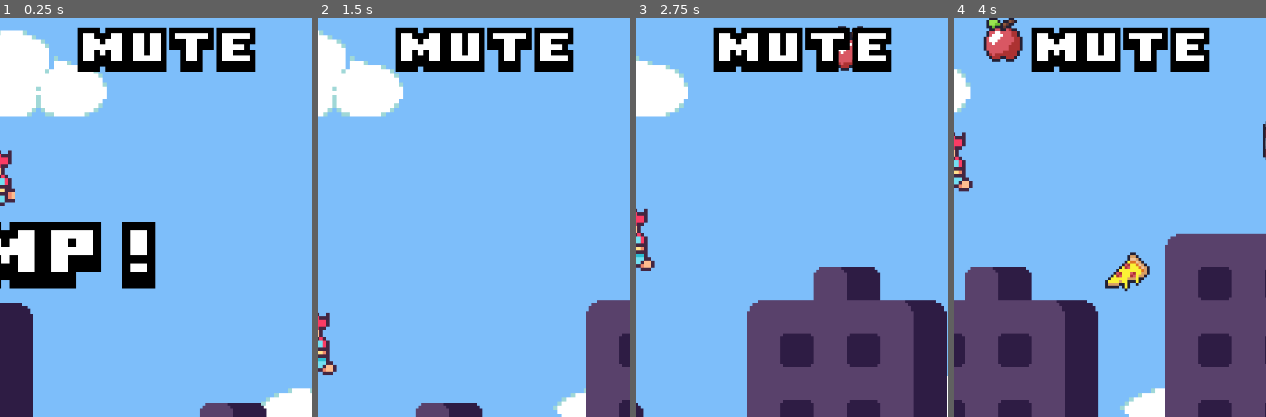
Above: before the commit, frames 1-4 (left to right).
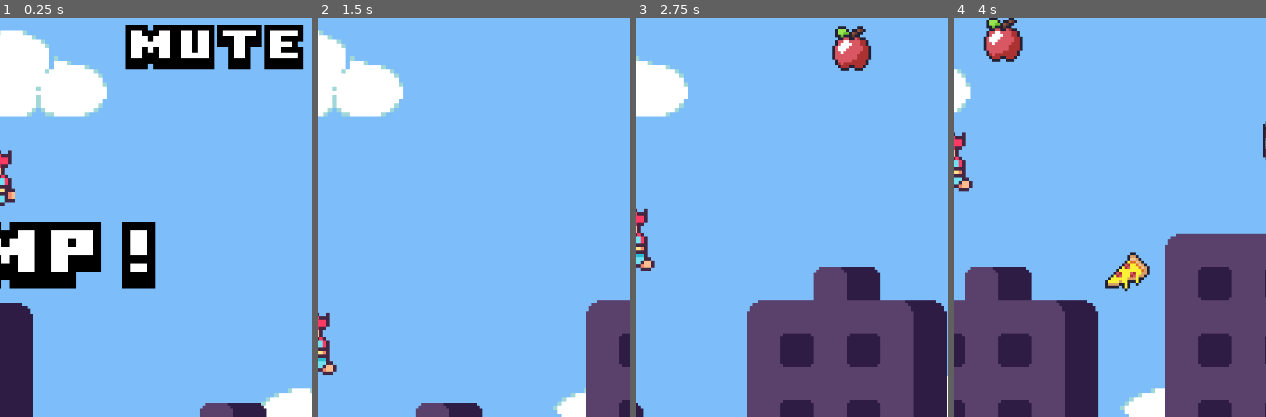
Above: after the commit, the same moments.

Repository: MarmadileManteater/Jump
Game: Godot game, scene res://scenes/container_scene.tscn
Two runs of this game, one before a commit and one after it. Both use one fixed random seed, a clock stepped at 60 frames per second and the inputs below.
Inputs (mouse positions are % of the whole screen's width and height, from its top left):
- Up to frame 1 (0.25 s): no input
- Up to frame 2 (1.5 s): tap Enter (ui_accept) at 0.5, 0.77 s; move the mouse to (72, 45) at 0.52 s; click (72, 45) at 0.67 s; move the mouse to (30, 55) at 1.27 s; click (30, 55) at 1.42 s
- Up to frame 3 (2.75 s): tap Enter (ui_accept) at 1.52 s; move the mouse to (60, 28) at 2.02 s; click (60, 28) at 2.17 s
- Up to frame 4 (4 s): move the mouse to (45, 70) at 2.77 s; click (45, 70) at 2.92 s; tap Enter (ui_accept) at 3.02, 3.77 s; move the mouse to (80, 65) at 3.52 s; click (80, 65) at 3.67 s
The pictures show only the part of the screen within x 50-100%, y 0-50%; the shares and areas given below are measured in that part.

The runs differ from the first frame. In frame 1, 6.1% of the frame differs, in the area x 24-98%, y 1-14%; in frame 2, 5.9%; in frame 3, 5.9%; in frame 4, 5.9%.

Commit message:
Fix issue with mute button not being tappable

Diff:
--- a/project.godot
+++ b/project.godot
@@ -23,6 +23,10 @@
 window/stretch/aspect="keep_width"
 window/handheld/orientation=1
 
+[input_devices]
+
+pointing/emulate_mouse_from_touch=false
+
 [rendering]
 
 renderer/rendering_method="gl_compatibility"
--- a/scenes/container_scene.tscn
+++ b/scenes/container_scene.tscn
@@ -278,14 +278,15 @@
 anchors_preset = 1
 anchor_left = 1.0
 anchor_right = 1.0
-offset_left = -399.0
+offset_left = -393.0
 offset_top = 14.0
 offset_right = -10.0
-offset_bottom = 77.0
+offset_bottom = 118.0
 grow_horizontal = 0
 
 [node name="MUTE" type="TileMapLayer" parent="Volume Toggle/Control"]
 texture_filter = 1
+position = Vector2(63, -4)
 scale = Vector2(4, 4)
 tile_map_data = PackedByteArray("AAABAAAAAAAEAAQAAAACAAAAAAAEAAUAAAADAAAAAAADAAUAAAAEAAAAAAAEAAMAAAA=")
 tile_set = SubResource("TileSet_p4r1t")
@@ -293,7 +294,7 @@
 [node name="UNMUTE" type="TileMapLayer" parent="Volume Toggle/Control"]
 visible = false
 texture_filter = 1
-position = Vector2(2, 0)
+position = Vector2(-1, -4)
 scale = Vector2(4, 4)
 tile_map_data = PackedByteArray("AAABAAAAAAAFAAQAAAACAAAAAAAEAAQAAAADAAAAAAAEAAUAAAAEAAAAAAADAAUAAAAAAAAAAAAEAAUAAAAFAAAAAAAEAAMAAAA=")
 tile_set = SubResource("TileSet_p4r1t")
--- a/scenes/credits.tscn
+++ b/scenes/credits.tscn
@@ -591,7 +591,7 @@
 position = Vector2(96, 340)
 scale = Vector2(6, 6)
 sprite_frames = SubResource("SpriteFrames_nmdnh")
-frame_progress = 0.0480426
+frame_progress = 0.135498
 
 [node name="SFXTitle" type="Node2D" parent="Credits"]
 position = Vector2(2, 2557)
--- a/scripts/container_scene.gd
+++ b/scripts/container_scene.gd
@@ -14,6 +14,7 @@
 var muted: bool = false
 var mute: TileMapLayer
 var unmute: TileMapLayer
+var volume_control: Control
 
 func _enter_tree() -> void:
 	root = find_child("Root")
@@ -22,7 +23,7 @@
 	canvas_layer = find_child("CanvasLayer")
 	root.process_mode = Node.PROCESS_MODE_DISABLED
 	root.find_child("GUI").find_child("Score").visible = false
-	var volume_control = find_child("Volume Toggle").find_child("Control")
+	volume_control = find_child("Volume Toggle").find_child("Control")
 	mute = volume_control.find_child("MUTE")
 	unmute = volume_control.find_child("UNMUTE")
 
@@ -36,10 +37,12 @@
 		scores.pop_back()
 	title_card.visible = true
 	credits.visible = true
+	volume_control.visible = true
 
 func _on_reload_scene() -> void:
 	title_card.visible = false
 	credits.visible = false
+	volume_control.visible = false
 	root.queue_free()
 	var new_root = root_scene.instantiate()
 	new_root.connect("final_score", _on_final_score)
@@ -69,6 +72,7 @@
 	credits.visible = true
 	root.visible = true
 	canvas_layer.visible = true
+	volume_control.visible = true
 
 func _on_touch_input(event: InputEvent) -> void:
 	if (root.process_mode == Node.PROCESS_MODE_DISABLED):
@@ -80,6 +84,7 @@
 				root.find_child("GUI").find_child("Score").visible = true
 				title_card.visible = false
 				credits.visible = false
+				volume_control.visible = false
 	if (root.final_score_label.visible):
 		if (event.is_action_pressed("ui_accept")
 		or event is InputEventMouseButton
